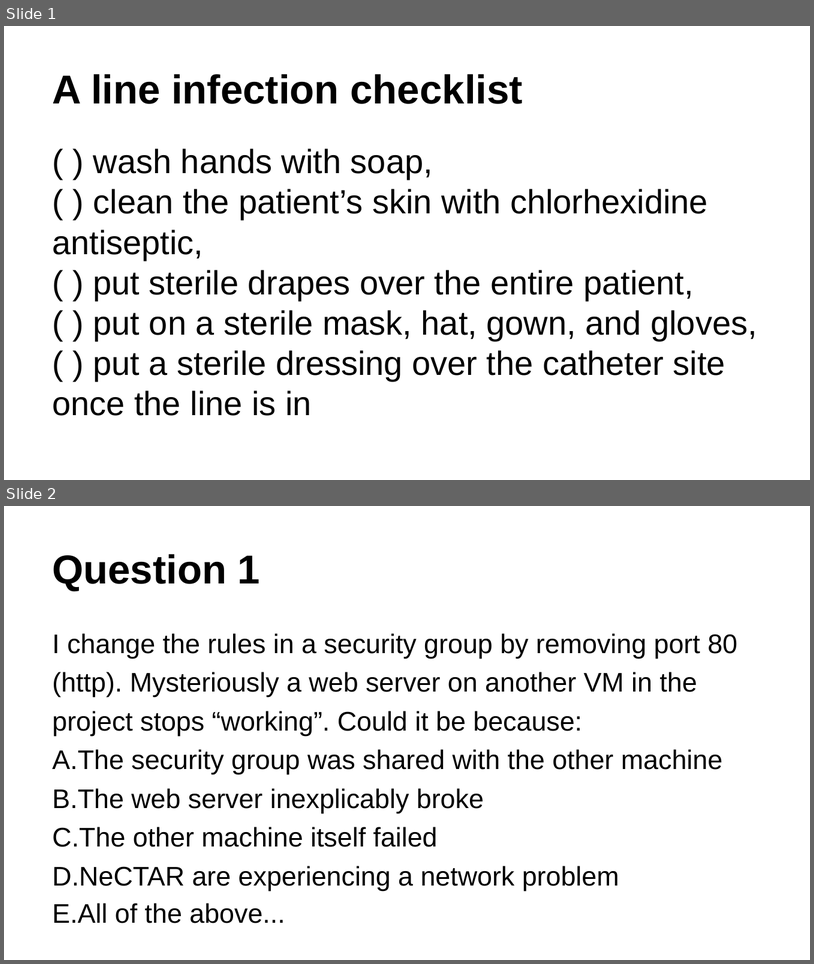
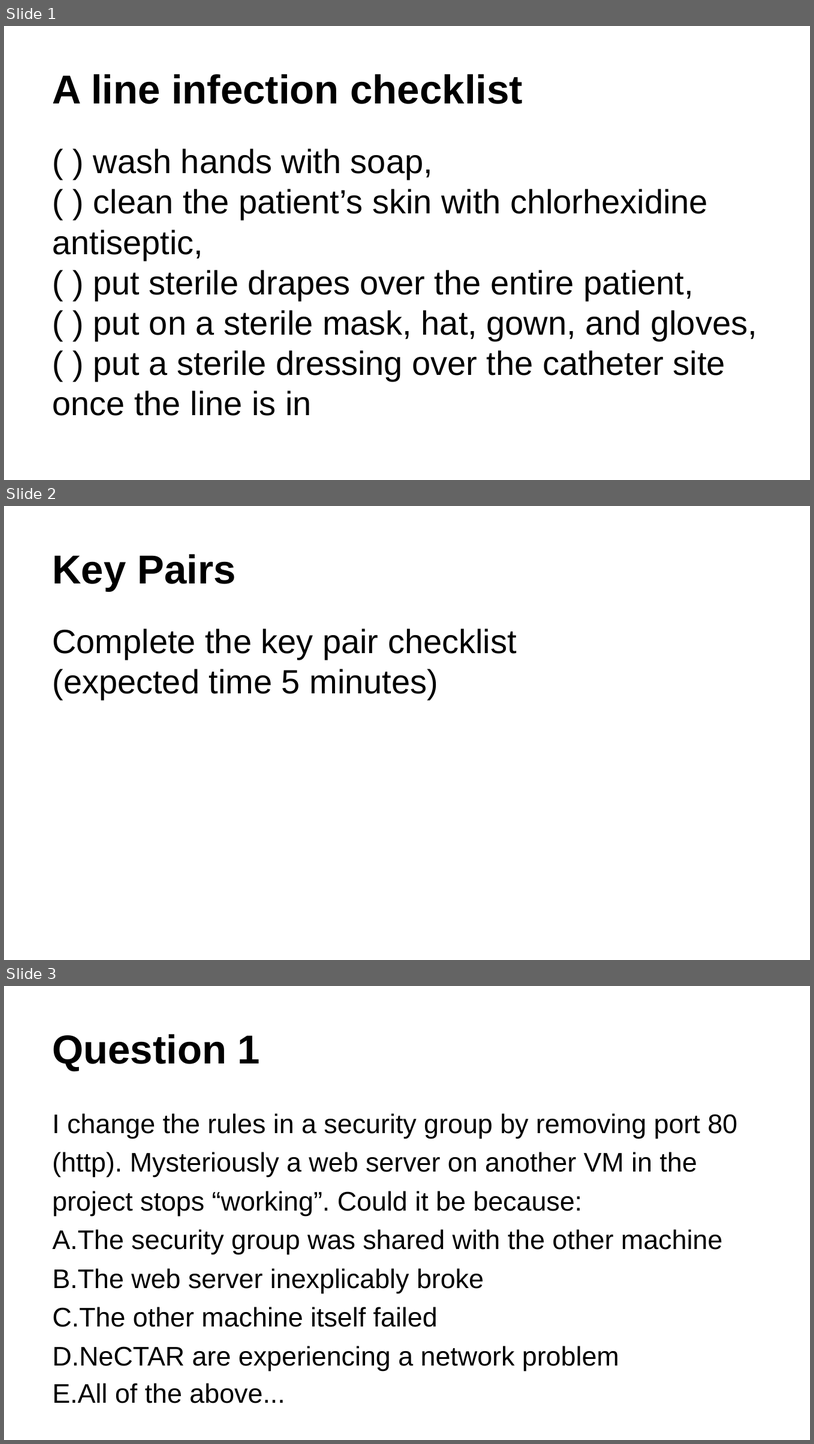
Before and after one commit to resbaz/nectar-cloud-lessons, a slide deck: Lessons/Lesson_II/Lesson_II_Questions.pptx. Shown one above the other, each under a label of ours: slides 1 and 2 before the commit, slides 1, 2 and 3 after it. The pictures are 814x964 and 814x1444 pixels, drawn with LibreOffice and Linux fonts; fonts in the diff are those of the drawing. Boxes give left, top, right and bottom in pixels: in the first picture for what was removed or moved away, otherwise in the second. Text is boxed around its words. In the diff, an @@ line names an element or a change of style, - is before the commit and + after.

```diff
--- a/Lessons/Lesson_II/Lesson_II_Questions.pptx
+++ b/Lessons/Lesson_II/Lesson_II_Questions.pptx
@@ slide 2 added at bbox=[4, 506, 810, 960], background #FFFFFF @@
@@ text added at bbox=[52, 554, 236, 591], 36 pt, text #000000, bold @@
+Key Pairs
@@ text added at bbox=[52, 628, 517, 699], 30 pt, text #000000 @@
+Complete the key pair checklist
+(expected time 5 minutes)
@@ what was slide 2 is now slide 3 @@
```
Also in this commit, not shown: 2 other slides added, 1 other file.
